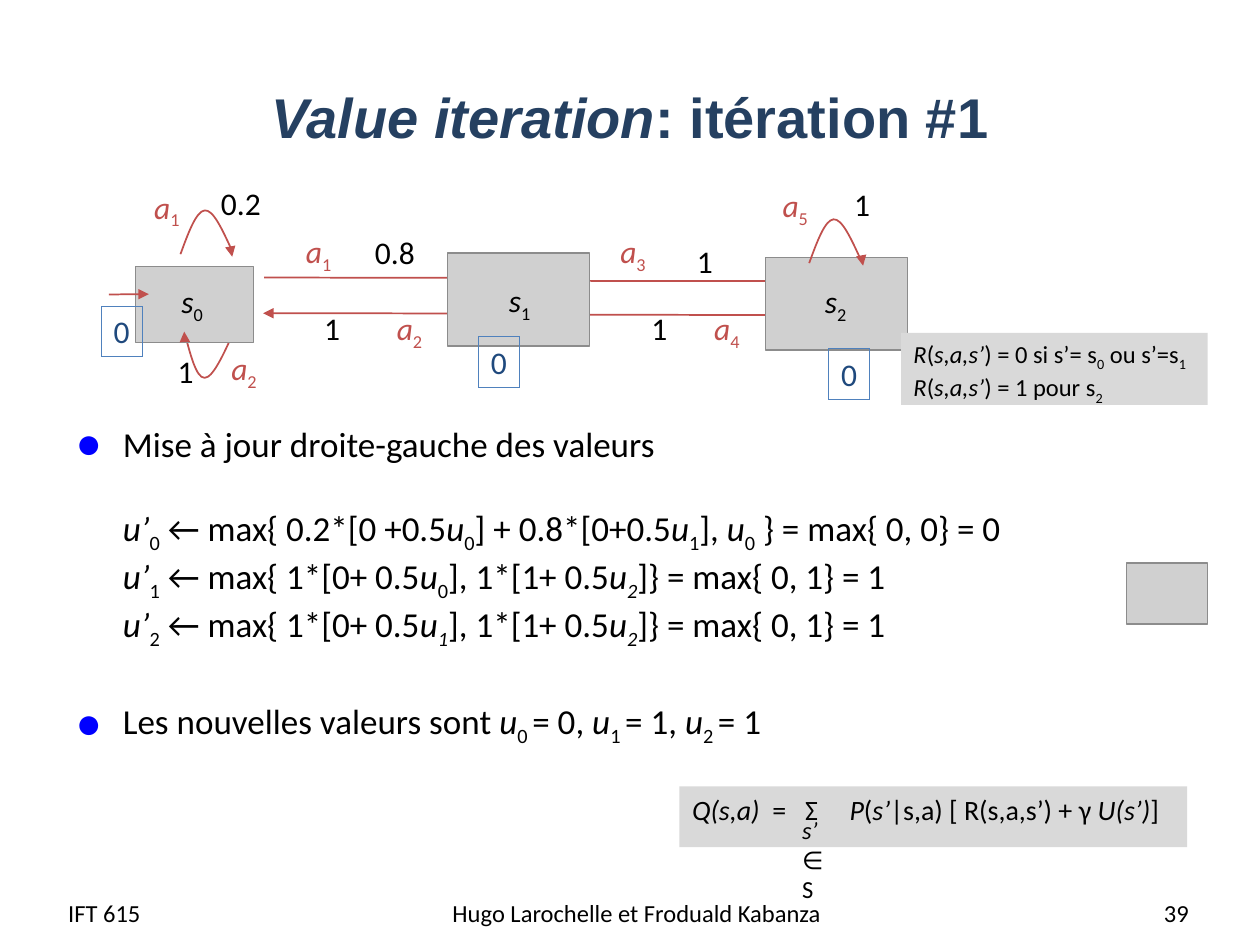
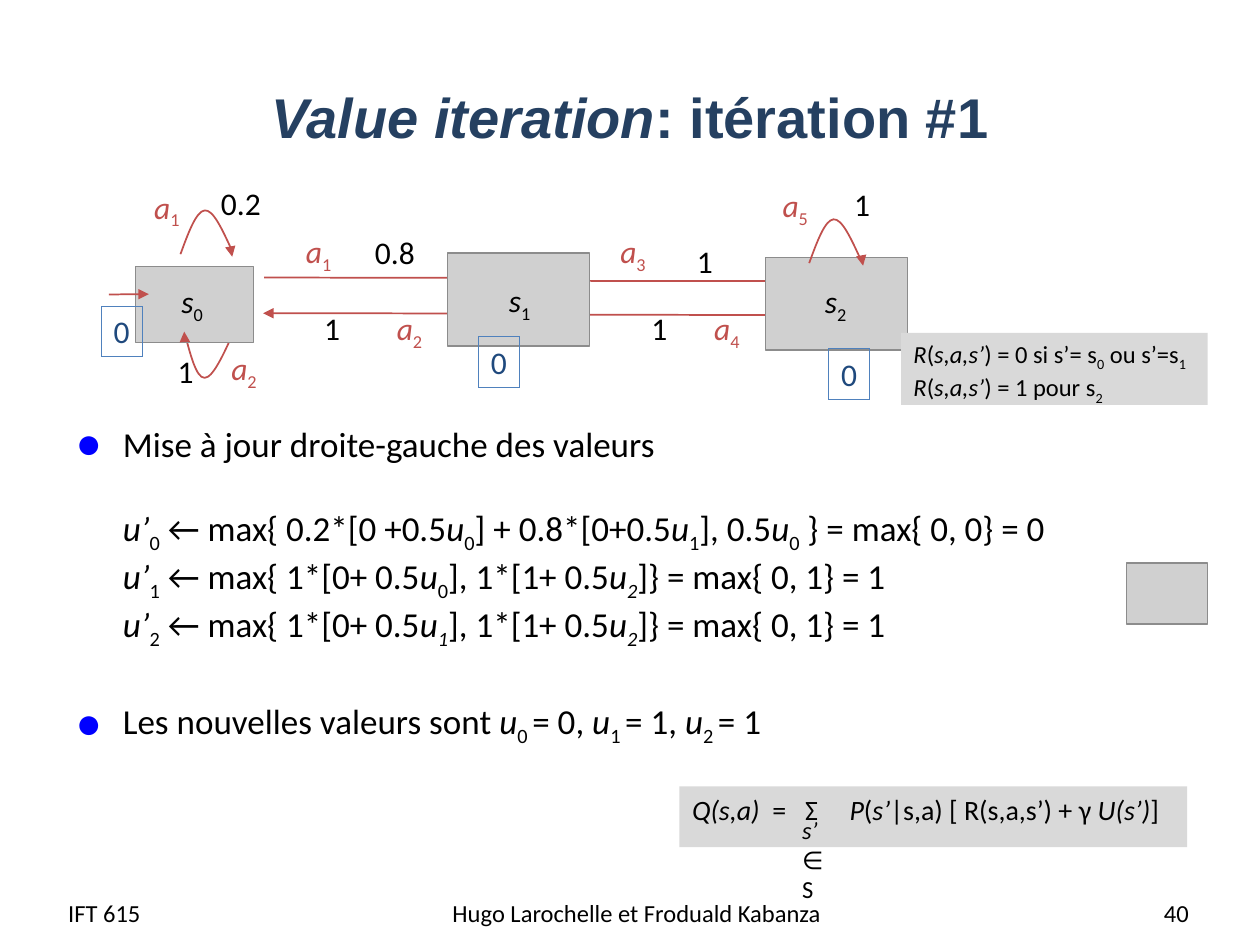
Before and after one commit to djeffkanda/djeffkanda.github.io, a slide deck: slide 40 of ift/assets/slides/ift615-14-MDP.pptx (slide 39 before the commit). Drawn at 1260x945 pixels with LibreOffice and Linux fonts; fonts in the diff are those of the drawing; grey boxes stand for pictures. Boxes give left, top, right and bottom in pixels: in the first picture for what was removed or moved away, otherwise in the second. Text is boxed around its words. In the diff, an @@ line names an element or a change of style, - is before the commit and + after.

```diff
--- a/ift/assets/slides/ift615-14-MDP.pptx
+++ b/ift/assets/slides/ift615-14-MDP.pptx
@@ text at [123,432,1045,646]: text changed @@
-● Mise à jour droite-gauche des valeurs
-  u’0 ← max{ 0.2*[0 +0.5u0] + 0.8*[0+0.5u1], u0 } = max{ 0, 0} = 0
-  u’1 ← max{ 1*[0+ 0.5u0], 1*[1+ 0.5u2]} = max{ 0, 1} = 1
-  u’2 ← max{ 1*[0+ 0.5u1], 1*[1+ 0.5u2]} = max{ 0, 1} = 1
+● Mise à jour droite-gauche des valeurs
+  u’0 ← max{ 0.2*[0 +0.5u0] + 0.8*[0+0.5u1], 0.5u0 } = max{ 0, 0} = 0
+  u’1 ← max{ 1*[0+ 0.5u0], 1*[1+ 0.5u2]} = max{ 0, 1} = 1
+  u’2 ← max{ 1*[0+ 0.5u1], 1*[1+ 0.5u2]} = max{ 0, 1} = 1
@@ page number at [1164,906,1189,922]: text changed @@
-39
+40
```
Also in this commit, not shown: 9 other slides changed, 2 slides added, 1 slide removed, 2 other files.
